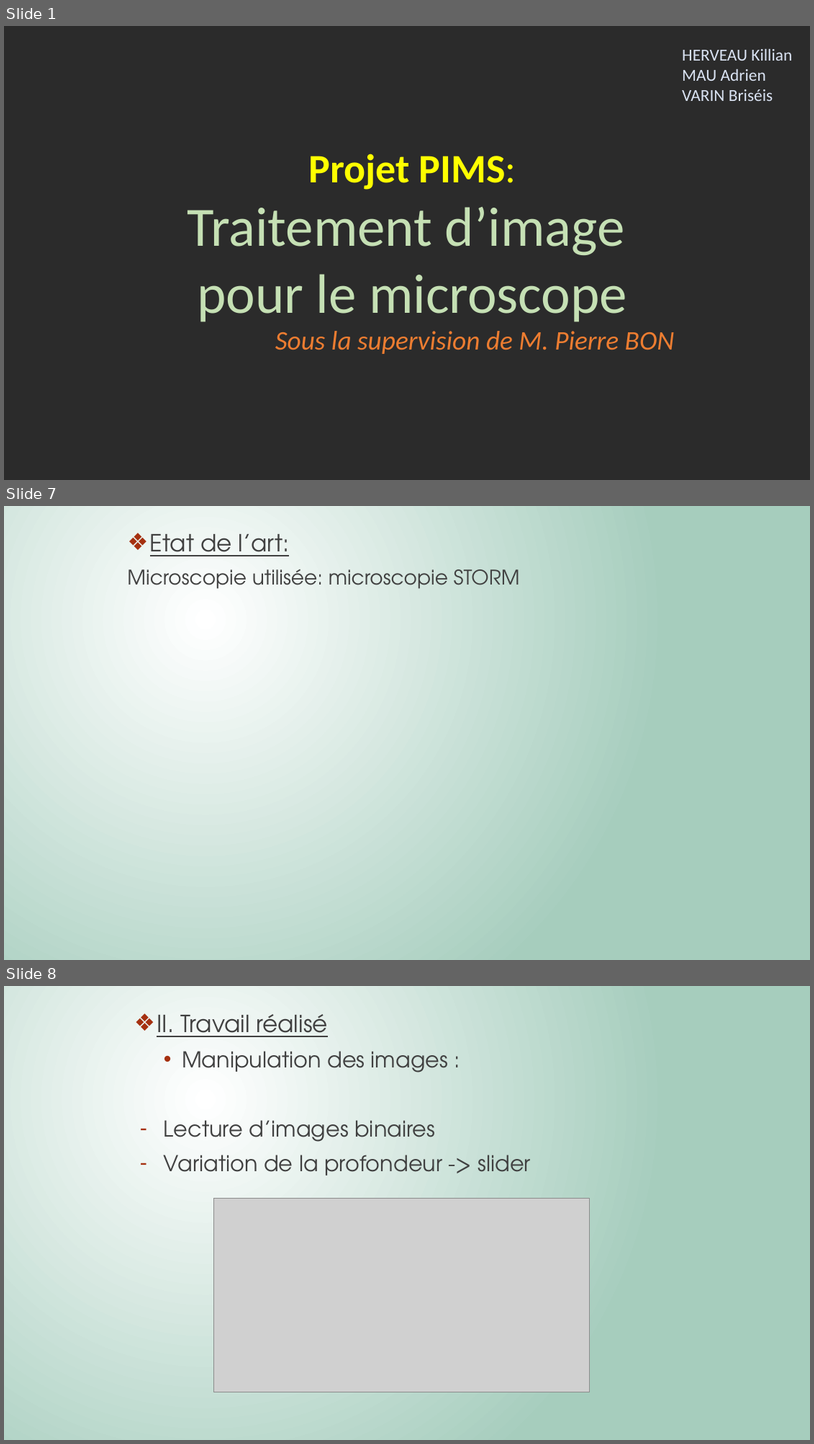
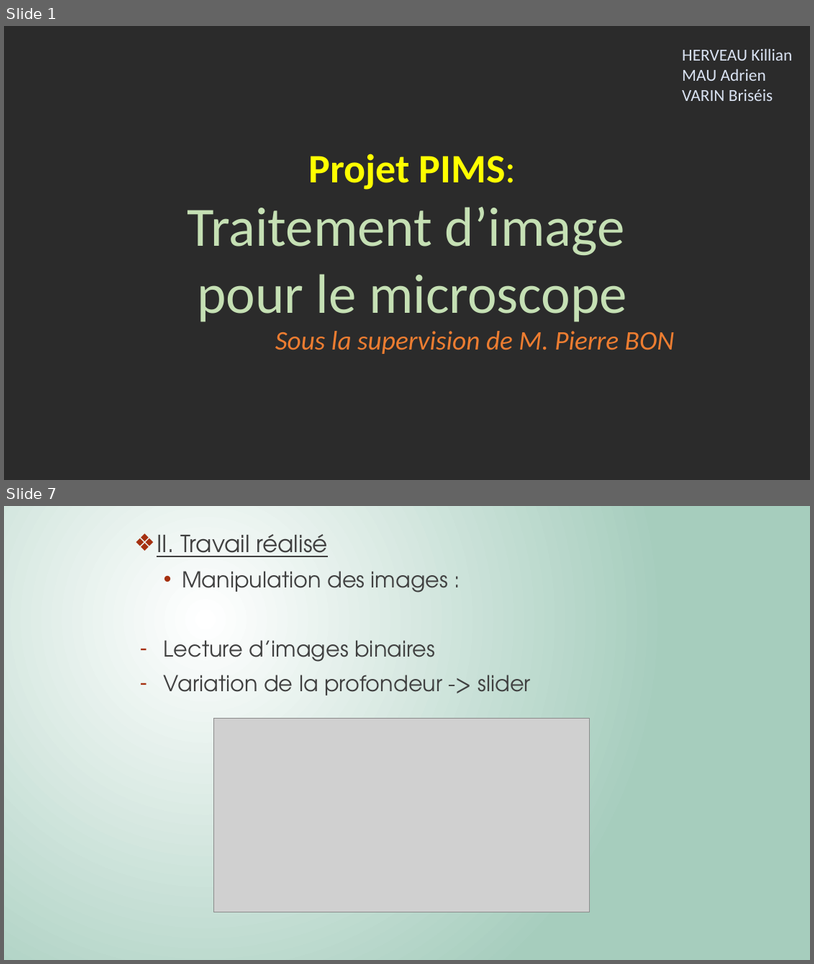
Before and after one commit to Killian-Herveau/PIMS, a slide deck: Pres_Avril/PresentationPIMSAvril.pptx. Shown one above the other, each under a label of ours: slides 1, 7 and 8 before the commit, slides 1 and 7 after it; the slides between them are not shown. The pictures are 814x1444 and 814x964 pixels, drawn with LibreOffice and Linux fonts; fonts in the diff are those of the drawing; grey boxes stand for pictures; background and template pictures are left out; a plain dark background stands for a picture behind light text. Boxes give left, top, right and bottom in pixels: in the first picture for what was removed or moved away, otherwise in the second. Text is boxed around its words. In the diff, an @@ line names an element or a change of style, - is before the commit and + after.

```diff
--- a/Pres_Avril/PresentationPIMSAvril.pptx
+++ b/Pres_Avril/PresentationPIMSAvril.pptx
@@ slide 7 removed at (x1=4, y1=506, x2=810, y2=960), background gradient #FFFFFF to #A6CDBD @@
@@ text removed at (x1=127, y1=534, x2=520, y2=589) @@
-❖ Etat de l’art:
-Microscopie utilisée: microscopie STORM
@@ what was slide 8 is now slide 7 @@
```
Also in this commit, not shown: 4 slides changed, 1 slide added, 1 other slide removed, 2 other files.
